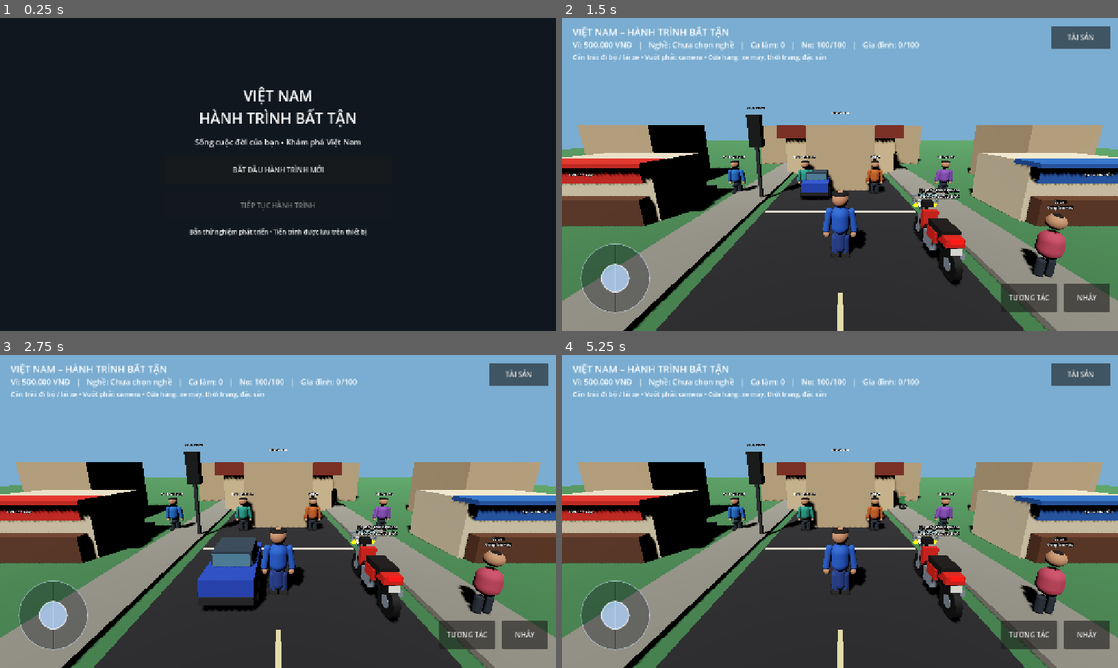
Above: before the commit, frames 1-4 (two rows, left to right).
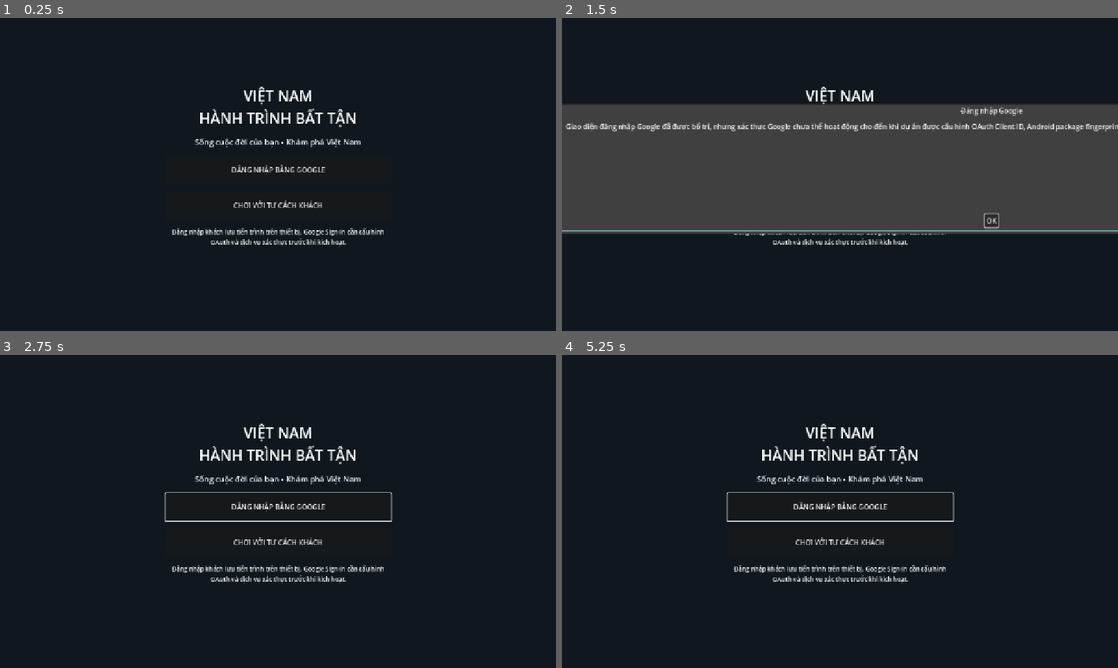
Above: after the commit, the same moments.

Repository: temu838655-dev/Vi-t-Nam-Du-L-ch
Game: Godot game, scene res://scenes/main.tscn
The game is run twice, just before and just after one commit, with the same random seed, the same clock (stepped at 60 frames per second) and the same inputs.
Inputs (mouse positions are in pixels of both pictures, inside the frame that each line leads up to):
- Up to frame 1 (0.25 s): no input
- Up to frame 2 (1.5 s): click (840, 168) at 0.5 s, where only the run after the commit has a clickable "ĐĂNG NHẬP BẰNG GOOGLE"; click (840, 205) at 1.25 s, where only the run after the commit has a clickable "CHƠI VỚI TƯ CÁCH KHÁCH"
- Up to frame 3 (2.75 s): click (428, 558) at 2 s, where only the run after the commit has a clickable "OK"
- Up to frame 4 (5.25 s): click (1079, 373) at 2.75 s, where only the run before the commit has a clickable "TÀI SẢN"; click (1084, 633) at 3.5 s, where only the run before the commit has a clickable "NHẢY"; click (1029, 633) at 4.25 s, where only the run before the commit has a clickable "TƯƠNG TÁC"; click (1006, 398) at 5 s, where only the run before the commit has a clickable "ĐÓNG"

The runs differ from the first frame. In frame 1, 1.3% of the frame differs, in the area x 30-69%, y 46-74%; in frame 2, 96%; in frame 3, 98%; in frame 4, 98%, in the area x 0-100%, y 0-100%.

Commit message:
Add guest entry and Google sign-in screen

Diff:
--- a/Godot/scripts/main.gd
+++ b/Godot/scripts/main.gd
@@ -61,25 +61,72 @@
 	subtitle.add_theme_font_size_override("font_size", 18)
 	panel.add_child(subtitle)
 
+	var google_button := Button.new()
+	google_button.text = "ĐĂNG NHẬP BẰNG GOOGLE"
+	google_button.custom_minimum_size = Vector2(480, 64)
+	google_button.pressed.connect(_show_google_sign_in_notice)
+	panel.add_child(google_button)
+
+	var guest_button := Button.new()
+	guest_button.text = "CHƠI VỚI TƯ CÁCH KHÁCH"
+	guest_button.custom_minimum_size = Vector2(480, 64)
+	guest_button.pressed.connect(_show_guest_menu)
+	panel.add_child(guest_button)
+
+	var note := Label.new()
+	note.text = "Đăng nhập khách lưu tiến trình trên thiết bị. Google Sign-In cần cấu hình OAuth và dịch vụ xác thực trước khi kích hoạt."
+	note.horizontal_alignment = HORIZONTAL_ALIGNMENT_CENTER
+	note.autowrap_mode = TextServer.AUTOWRAP_WORD_SMART
+	note.add_theme_font_size_override("font_size", 14)
+	panel.add_child(note)
+
+func _show_google_sign_in_notice() -> void:
+	var dialog := AcceptDialog.new()
+	dialog.title = "Đăng nhập Google"
+	dialog.dialog_text = "Giao diện đăng nhập Google đã được bố trí, nhưng xác thực Google chưa thể hoạt động cho đến khi dự án được cấu hình OAuth Client ID, Android package fingerprint và dịch vụ lưu tài khoản. Bạn có thể chơi khách ngay bây giờ; dữ liệu sẽ lưu trên thiết bị."
+	add_child(dialog)
+	dialog.confirmed.connect(dialog.queue_free)
+	dialog.popup_centered(Vector2i(560, 260))
+
+func _show_guest_menu() -> void:
+	if is_instance_valid(menu_layer):
+		menu_layer.queue_free()
+	menu_layer = CanvasLayer.new()
+	menu_layer.name = "GuestMenu"
+	add_child(menu_layer)
+	var root := Control.new()
+	root.set_anchors_and_offsets_preset(Control.PRESET_FULL_RECT)
+	menu_layer.add_child(root)
+	var shade := ColorRect.new()
+	shade.color = Color(0.025, 0.045, 0.07, 0.96)
+	shade.set_anchors_and_offsets_preset(Control.PRESET_FULL_RECT)
+	root.add_child(shade)
+	var panel := VBoxContainer.new()
+	panel.set_anchors_preset(Control.PRESET_CENTER)
+	panel.position = Vector2(-250, -150)
+	panel.size = Vector2(500, 300)
+	panel.add_theme_constant_override("separation", 16)
+	root.add_child(panel)
+	var heading := Label.new()
+	heading.text = "CHẾ ĐỘ KHÁCH"
+	heading.horizontal_alignment = HORIZONTAL_ALIGNMENT_CENTER
+	heading.add_theme_font_size_override("font_size", 30)
+	panel.add_child(heading)
 	var start_button := Button.new()
 	start_button.text = "BẮT ĐẦU HÀNH TRÌNH MỚI"
 	start_button.custom_minimum_size = Vector2(480, 64)
 	start_button.pressed.connect(_start_new_game)
 	panel.add_child(start_button)
-
 	var continue_button := Button.new()
 	continue_button.text = "TIẾP TỤC HÀNH TRÌNH"
 	continue_button.custom_minimum_size = Vector2(480, 64)
 	continue_button.disabled = not GameState.has_save
 	continue_button.pressed.connect(_continue_game)
 	panel.add_child(continue_button)
-
-	var note := Label.new()
-	note.text = "Bản thử nghiệm phát triển • Tiến trình được lưu trên thiết bị"
-	note.horizontal_alignment = HORIZONTAL_ALIGNMENT_CENTER
-	note.autowrap_mode = TextServer.AUTOWRAP_WORD_SMART
-	note.add_theme_font_size_override("font_size", 14)
-	panel.add_child(note)
+	var back_button := Button.new()
+	back_button.text = "QUAY LẠI"
+	back_button.pressed.connect(_show_main_menu)
+	panel.add_child(back_button)
 
 func _start_new_game() -> void:
 	GameState.start_new_game()
